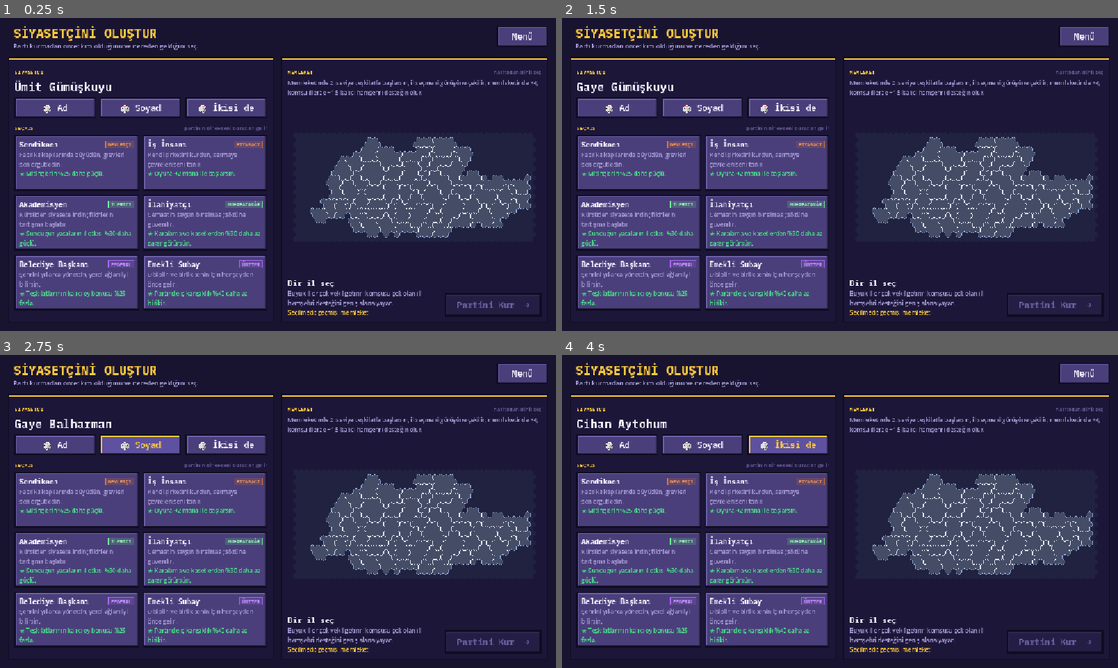
Above: before the commit, frames 1-4 (two rows, left to right).
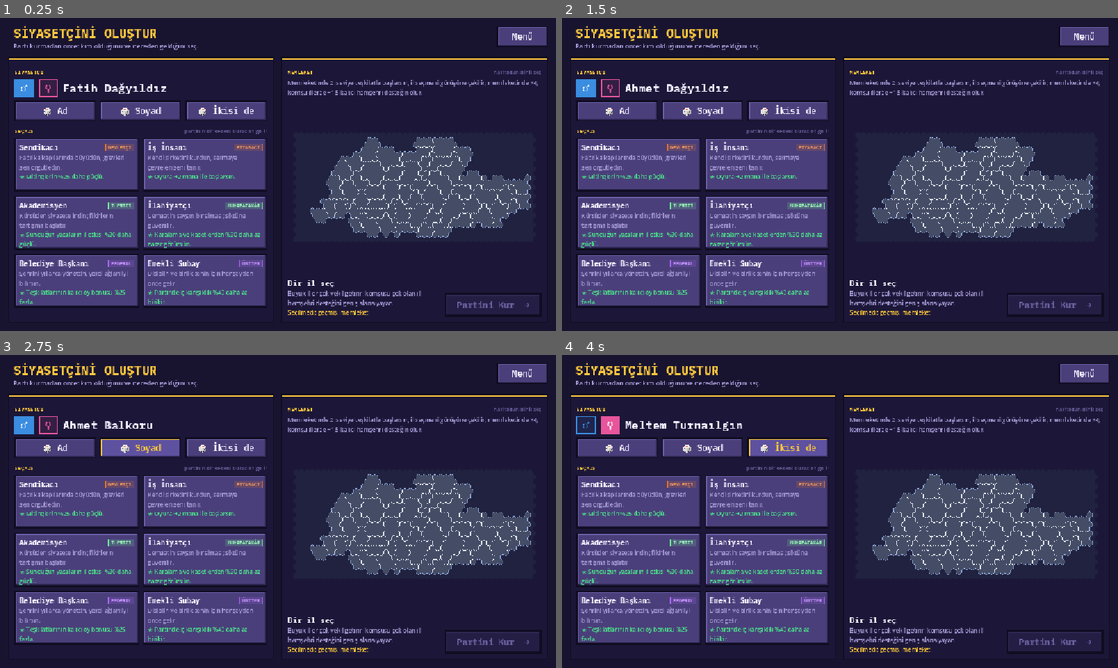
Above: after the commit, the same moments.

Repository: TriQue06/siyaset_oyunu_test_experimental
Game: Godot game, scene res://scenes/PoliticianSetup.tscn
Two runs of this game, one before a commit and one after it. Both use one fixed random seed, a clock stepped at 60 frames per second and the inputs below. This scene is started directly instead of the project's main scene. Sound files missing from this copy of the repository are replaced by a short silence.
Inputs (mouse positions are in pixels of both pictures, inside the frame that each line leads up to):
- Up to frame 1 (0.25 s): no input
- Up to frame 2 (1.5 s): click "🎲 Ad" at 0.5 s; click (584, 86) at 1.25 s, where only the run after the commit has a clickable "♂"
- Up to frame 3 (2.75 s): click "🎲 Soyad" at 2 s
- Up to frame 4 (4 s): click (612, 423) at 2.75 s, where only the run after the commit has a clickable "♀"; click "🎲 İkisi de" at 3.5 s

The runs differ from the first frame. In frame 1, 7.9% of the frame differs, in the area x 2-48%, y 19-93%; in frame 2, 7.9%; in frame 3, 7.9%; in frame 4, 7.9%.

Commit message:
Sürüm 0.0.117: siyasetçi cinsiyeti, yeni adlar, genişleyen soyad kara listesi
Co-Authored-By: Claude Opus 5.5 <noreply@anthropic.com>

Diff:
--- a/siyaset-oyunu/project.godot
+++ b/siyaset-oyunu/project.godot
@@ -11,7 +11,7 @@
 [application]
 
 config/name="Siyaset Oyunu"
-config/version="0.0.116"
+config/version="0.0.117"
 run/main_scene="res://scenes/Lobby.tscn"
 config/quit_on_go_back=false
 config/features=PackedStringArray("4.7", "Forward Plus")
--- a/siyaset-oyunu/scripts/party_manager.gd
+++ b/siyaset-oyunu/scripts/party_manager.gd
@@ -247,7 +247,7 @@
 	var homes := GameMap.province_ids()
 	var bot_name := PoliticianPresets.random_name(PoliticianPresets.used_surnames(peer_id))
 	parties[peer_id]["politician"] = PoliticianPresets.make(bot_name["first_name"], bot_name["surname"],
-		background, String(homes[randi() % homes.size()]) if not homes.is_empty() else "")
+		background, String(homes[randi() % homes.size()]) if not homes.is_empty() else "", bot_name["gender"])
 	_adjust_bot_colors()
 	if MultiplayerManager.room_code != "":
 		_broadcast_parties()
@@ -445,7 +445,8 @@
 	if not parties.has(peer_id):
 		parties[peer_id] = {}
 	parties[peer_id]["politician"] = PoliticianPresets.make(String(data.get("first_name", "")),
-		String(data.get("surname", "")), String(data.get("background", "")), String(data.get("hometown", "")))
+		String(data.get("surname", "")), String(data.get("background", "")), String(data.get("hometown", "")),
+		String(data.get("gender", "m")))
 	if MultiplayerManager.room_code != "" and MultiplayerManager.is_host:
 		_broadcast_parties()
 	parties_updated.emit()
--- a/siyaset-oyunu/scripts/politician_presets.gd
+++ b/siyaset-oyunu/scripts/politician_presets.gd
@@ -9,7 +9,7 @@
 ##     başlanır, il seçmeni partinin görüşüne çekilir ve hem memlekette hem
 ##     komşularında kalıcı "hemşehri" desteği vardır.
 ## Veri parti sözlüğünde durur: parties[peer]["politician"] =
-##   {"first_name", "surname", "name" (ad + soyad), "background", "hometown"}
+##   {"gender", "first_name", "surname", "name" (ad + soyad), "background", "hometown"}
 ## İSİM TAMAMEN RASTGELE (elle yazılmaz): random_name(). SOYAD ileride çok
 ## yerde kullanılacak (bkz. surname_of). Soyadlar uydurma kök + ekten üretilir;
 ## gerçek siyasetçi soyadları BANNED_SURNAMES ile ayrıca engellenir.
@@ -58,28 +58,39 @@
 const HOMETOWN_PULL := 0.4
 
 # --- Rastgele isim ----------------------------------------------------------------
-## Adlar: %75 erkek, %25 kadın (MALE_NAME_CHANCE). Liste büyüdükçe çeşit artar.
+## CİNSİYET oyuncu tarafından seçilir ("m" erkek / "f" kadın); ad o cinsiyetin
+## listesinden + iki cinsiyette de kullanılan UNISEX_NAMES'ten gelir. Botların
+## cinsiyeti %75 erkek, %25 kadın (MALE_NAME_CHANCE).
 const MALE_NAME_CHANCE := 0.75
+const GENDERS := ["m", "f"]
 const MALE_NAMES := [
-	"Ahmet", "Aras", "Barlas", "Berk", "Cihan", "Doruk", "Emre", "Ferit", "Gökay", "Hakan",
-	"İlkay", "Kaan", "Kerem", "Levent", "Mert", "Nevzat", "Oktay", "Orhun", "Serdar", "Tamer",
-	"Tuncay", "Ufuk", "Vedat", "Yekta", "Zafer", "Arda", "Erkin", "Onur",
-	"Alper", "Atilla", "Bora", "Burak", "Cem", "Cengiz", "Coşkun", "Erhan", "Erol", "Ersin",
-	"Eren", "Fikret", "Halil", "Haluk", "Hasan", "Hüseyin", "İbrahim", "İsmail", "Kemal", "Koray",
-	"Kudret", "Metin", "Murat", "Mustafa", "Necati", "Nihat", "Oğuz", "Orhan", "Osman", "Özcan",
-	"Rıza", "Sadık", "Salih", "Selim", "Sinan", "Suat", "Şükrü", "Tarık", "Tayfun", "Turgut",
-	"Ümit", "Volkan", "Yavuz", "Yusuf", "Zeki", "Bülent", "Cahit", "Ergün", "Faruk", "Gürkan",
-	"Hikmet", "İlhan", "Kenan", "Mahir", "Necip", "Nurettin", "Rahmi", "Recai", "Sabri", "Şahin",
+	"Ahmet", "Aras", "Barlas", "Berk", "Cihan", "Doruk", "Emre", "Ferit", "Gökay", "Hakan", "Kaan",
+	"Kerem", "Levent", "Mert", "Nevzat", "Oktay", "Orhun", "Serdar", "Tamer", "Tuncay", "Ufuk",
+	"Vedat", "Yekta", "Zafer", "Arda", "Erkin", "Onur", "Alper", "Atilla", "Bora", "Burak", "Cem",
+	"Cengiz", "Coşkun", "Erhan", "Erol", "Ersin", "Eren", "Fikret", "Halil", "Haluk", "Hasan",
+	"Hüseyin", "İbrahim", "İsmail", "Kemal", "Koray", "Kudret", "Metin", "Murat", "Mustafa", "Necati",
+	"Nihat", "Oğuz", "Orhan", "Osman", "Özcan", "Rıza", "Sadık", "Salih", "Selim", "Sinan", "Suat",
+	"Şükrü", "Tarık", "Tayfun", "Turgut", "Volkan", "Yavuz", "Yusuf", "Zeki", "Bülent", "Cahit",
+	"Ergün", "Faruk", "Gürkan", "Hikmet", "İlhan", "Kenan", "Mahir", "Necip", "Nurettin", "Rahmi",
+	"Recai", "Sabri", "Şahin", "Recep", "Devlet", "Alparslan", "Müsavat", "Fatih", "Mesut",
+	"Necmettin", "Abdullah", "Süleyman", "Celal", "Adnan", "Hüsamettin", "Ekrem", "Mansur",
+	"Selahattin", "Ali", "Gültekin", "Tunç", "Cemil", "Mehmet", "Tolga", "Cemal", "İsmet", "Fahri",
+	"Cevdet", "Necdet",
 ]
 const FEMALE_NAMES := [
-	"Ayla", "Bahar", "Belgin", "Cansu", "Cemre", "Defne", "Ece", "Eylül", "Figen", "Gaye",
-	"Gülay", "Hülya", "Ilgın", "İpek", "Lale", "Melis", "Nazlı", "Nilgün", "Özge", "Pelin",
-	"Rüya", "Selin", "Sevgi", "Sinem", "Şebnem", "Tuba", "Ülkü", "Yasemin", "Zeynep", "Burcu",
-	"Ceyda", "Gizem", "Aslı", "Derya", "Elif", "Esra", "Filiz", "Gönül", "Handan", "Leyla",
-	"Meltem", "Nermin", "Nesrin", "Oya", "Serpil", "Sevim", "Songül", "Şule", "Türkan", "Zerrin",
+	"Ayla", "Bahar", "Belgin", "Cansu", "Cemre", "Defne", "Ece", "Eylül", "Figen", "Gaye", "Gülay",
+	"Hülya", "Ilgın", "İpek", "Lale", "Melis", "Nazlı", "Nilgün", "Özge", "Pelin", "Rüya", "Selin",
+	"Sevgi", "Sinem", "Şebnem", "Tuba", "Ülkü", "Yasemin", "Zeynep", "Burcu", "Ceyda", "Gizem",
+	"Aslı", "Derya", "Elif", "Esra", "Filiz", "Gönül", "Handan", "Leyla", "Meltem", "Nermin",
+	"Nesrin", "Oya", "Serpil", "Sevim", "Songül", "Şule", "Türkan", "Zerrin", "Tansu", "Meral",
+]
+const UNISEX_NAMES := [
+	"Deniz", "Özgür", "Ümit", "İlkay",
 ]
 ## Soyad = kök + ek ("Gök" + "yelken" = "Gökyelken"). Yaygın siyasetçi
-## soyadı kalıpları (-oğlu, -doğan, -demir, -kaya, -han ...) bilerek yok.
+## soyadı kalıpları (-oğlu, -doğan, -demir, -kaya, -han) bilerek yok; -soy,
+## -ay, -ok, -yol, -gül, -yıldız, -bulut var ama bunlardan çıkan bilinen
+## siyasetçi soyadları (Aksoy, Günay, Altınok, Akyol, Akbulut...) yasaklı.
 const SURNAME_ROOTS := ["Ak", "Kara", "Gök", "Yel", "Dağ", "Çam", "Ay", "Gün", "Tan", "Bal",
 	"Kır", "Ulu", "Boz", "Sarı", "Alp", "Çağ", "Al", "Ilık", "Sis", "Ilgaz",
 	"Yaz", "Kış", "Göl", "Su", "Kum", "Yıldız", "Bulut", "Çiy", "Tuz", "Ilgın",
@@ -87,13 +98,15 @@
 	"Turna", "Ceylan", "Şahin", "Kartal", "Atmaca", "Güz", "Bahar", "Sabah", "Akşam", "Kervan",
 	"Deniz", "Orman", "Bayır", "Eğin", "Erik", "Elma", "Ceviz", "Sedir", "Kekik", "Nar"]
 const SURNAME_ENDS := ["söğüt", "yelken", "pınar", "yamaç", "çınar", "ırmak", "doruk", "koru",
-	"bulut", "yaprak", "kumsal", "dere", "yayla", "gölge", "rüzgâr", "fidan", "kuşak", "sırt",
+	"yaprak", "kumsal", "dere", "yayla", "gölge", "rüzgâr", "fidan", "kuşak", "sırt",
 	"meşe", "ılgın", "serçe", "kıyı", "çiçek", "ova",
 	"bağ", "bahçe", "çayır", "çeşme", "köprü", "geçit", "vadi", "boyu", "yaka", "kanat",
-	"dal", "kök", "tohum", "başak", "gül", "lale", "sümbül", "kavak", "ardıç", "selvi",
+	"dal", "kök", "tohum", "başak", "lale", "sümbül", "kavak", "ardıç", "selvi",
 	"çam", "kozan", "tarla", "harman", "değirmen", "kuyu", "kaynak", "göl", "ada", "liman",
-	"yol", "kapı", "evli", "yurdu", "türkü", "ezgi", "ışın", "şafak", "yıldız", "ay",
-	"tepe", "yazı", "örs", "kalem", "dokuma", "keman", "yüce", "soy", "ok", "yay"]
+	"kapı", "evli", "yurdu", "türkü", "ezgi", "ışın", "şafak",
+	"tepe", "yazı", "örs", "kalem", "dokuma", "keman", "yüce", "yay",
+	"sazlı", "kamış", "çalı", "fındık", "kiraz", "kayın", "palamut", "yonca", "kestane", "defne",
+	"soy", "ay", "ok", "yol", "gül", "yıldız", "bulut"]
 ## Gerçek (Türk) siyasetçi soyadları: üretici bunları ASLA vermez.
 const BANNED_SURNAMES := ["Erdoğan", "Kılıçdaroğlu", "Bahçeli", "Akşener", "İnce", "Demirtaş",
 	"Davutoğlu", "Babacan", "Özel", "İmamoğlu", "Yavaş", "Özal", "Demirel", "Ecevit", "Erbakan",
@@ -101,7 +114,10 @@
 	"Sezer", "Soylu", "Karamollaoğlu", "Perinçek", "Oğan", "Dervişoğlu", "Bakırhan", "Kurtulmuş",
 	"Yıldırım", "Arınç", "Akdoğan", "Uysal", "Altan", "Sancar", "Koç", "Aydın", "Ağıralioğlu",
 	"Akpınar", "Gökçek", "Ağar", "Karayalçın", "Talabani", "Günaydın", "Kaya", "Demir",
-	"Çağlayan", "Bozdağ", "Albayrak", "Tanal", "Altay", "Akar", "Ulusoy", "Sarıgül", "Alpay", "Altınok", "Akyol", "Gökçe", "Akgül", "Tanyol", "Karabağ"]
+	"Çağlayan", "Bozdağ", "Albayrak", "Tanal", "Altay", "Akar", "Ulusoy", "Sarıgül", "Alpay", "Altınok", "Akyol", "Gökçe", "Akgül", "Tanyol", "Karabağ",
+	"Akbulut", "Aksoy", "Akay", "Altınay", "Ayyıldız", "Akyıldız", "Günay", "Karabulut", "Altınsoy",
+	"Ceylanpınar", "Kızılay", "Bilgiç", "Ünal", "Çelik", "Kurt", "Doğan", "Şimşek", "Polat", "Kalkan",
+	"Elitaş", "Ağbal", "Bostancı", "Tüfenkci", "Zeybekci", "Fidan", "Bayraktar", "Kacır", "Göktaş"]
 
 const NAME_MAX_LENGTH := 40
 
@@ -134,10 +150,11 @@
 	var index := (rng.randi() if rng != null else randi()) % BACKGROUND_ORDER.size()
 	return String(BACKGROUND_ORDER[index])
 
-static func make(first_name: String, surname: String, background_id: String, hometown: String) -> Dictionary:
+static func make(first_name: String, surname: String, background_id: String, hometown: String,
+		gender: String = "m") -> Dictionary:
 	first_name = first_name.strip_edges()
 	surname = surname.strip_edges()
-	return {"first_name": first_name, "surname": surname,
+	return {"gender": gender if GENDERS.has(gender) else "m", "first_name": first_name, "surname": surname,
 		"name": ("%s %s" % [first_name, surname]).left(NAME_MAX_LENGTH),
 		"background": background_id, "hometown": hometown}
 
@@ -171,19 +188,31 @@
 			return surname
 	return surname
 
-## Rastgele ad (%75 erkek, %25 kadın); avoid verilirse o ad tekrar gelmez.
-static func random_first_name(avoid: String = "", rng: RandomNumberGenerator = null) -> String:
+static func random_gender(rng: RandomNumberGenerator = null) -> String:
+	var roll := rng.randf() if rng != null else randf()
+	return "m" if roll < MALE_NAME_CHANCE else "f"
+
+## Bu cinsiyetin adları (o cinsiyete özgü + unisex).
+static func names_for(gender: String) -> Array:
+	return (FEMALE_NAMES if gender == "f" else MALE_NAMES) + UNISEX_NAMES
+
+## Rastgele ad; avoid verilirse o ad tekrar gelmez.
+static func random_first_name(gender: String, avoid: String = "", rng: RandomNumberGenerator = null) -> String:
+	var pool := names_for(gender)
 	var first := avoid
 	for attempt in 20:
-		var roll := rng.randf() if rng != null else randf()
-		first = _pick(MALE_NAMES if roll < MALE_NAME_CHANCE else FEMALE_NAMES, rng)
+		first = _pick(pool, rng)
 		if first != avoid:
 			break
 	return first
 
-## {"first_name", "surname"}: sınırsız yeniden üretilebilir.
-static func random_name(avoid_surnames: Array = [], rng: RandomNumberGenerator = null) -> Dictionary:
-	return {"first_name": random_first_name("", rng), "surname": random_surname(avoid_surnames, rng)}
+## {"gender", "first_name", "surname"}: sınırsız yeniden üretilebilir.
+## gender boşsa %75 erkek / %25 kadın seçilir (botlar).
+static func random_name(avoid_surnames: Array = [], rng: RandomNumberGenerator = null, gender: String = "") -> Dictionary:
+	if not GENDERS.has(gender):
+		gender = random_gender(rng)
+	return {"gender": gender, "first_name": random_first_name(gender, "", rng),
+		"surname": random_surname(avoid_surnames, rng)}
 
 ## Oyunda (diğer partilerde) kullanılan soyadları.
 static func used_surnames(except_peer: int = 0) -> Array:
--- a/siyaset-oyunu/scripts/politician_setup.gd
+++ b/siyaset-oyunu/scripts/politician_setup.gd
@@ -8,7 +8,7 @@
 
 const MAP_SCENE := preload("res://scenes/Map.tscn")
 const LEFT_WIDTH := 540.0
-const CARD_SIZE := Vector2(258, 116)
+const CARD_SIZE := Vector2(258, 112)
 const MAP_PADDING := 12.0
 ## Eksen renkleri (parti profil kartındaki işaretlerle aynı aile).
 const AXIS_COLORS := {
@@ -17,11 +17,16 @@
 	"administrative": Color("AA67F4"),
 }
 const HOME_COLOR := Color("FFC93C")
+## Cinsiyet düğmeleri: erkek mavi, kadın pembe.
+const GENDER_STYLE := {"m": {"icon": "♂", "text": "Erkek", "color": Color("3A8DE0")},
+	"f": {"icon": "♀", "text": "Kadın", "color": Color("E8559C")}}
 const NEIGHBOR_COLOR := Color(1.0, 0.79, 0.24, 0.42)
 
 var _background_id: String = ""
 var _hometown: String = ""
 var _hovered: String = ""
+var _gender: String = "m"
+var _gender_buttons: Dictionary = {}   # "m"/"f" -> Button
 var _first_name: String = ""
 var _surname: String = ""
 var _name_label: Label
@@ -87,6 +92,17 @@
 	var name_row := HBoxContainer.new()
 	name_row.add_theme_constant_override("separation", 10)
 	body.add_child(name_row)
+	# Önce cinsiyet: ad listesi buna göre seçilir.
+	for g in ["m", "f"]:
+		var gb := Button.new()
+		gb.text = String(GENDER_STYLE[g]["icon"])
+		gb.tooltip_text = String(GENDER_STYLE[g]["text"])
+		gb.focus_mode = Control.FOCUS_NONE
+		gb.custom_minimum_size = Vector2(40, 38)
+		gb.add_theme_font_size_override("font_size", 20)
+		gb.pressed.connect(_on_gender_pressed.bind(g))
+		name_row.add_child(gb)
+		_gender_buttons[g] = gb
 	_name_label = UiTheme.mono_label("", 24, UiTheme.TEXT, true)
 	_name_label.size_flags_horizontal = Control.SIZE_EXPAND_FILL
 	_name_label.clip_text = true
@@ -235,9 +251,31 @@
 
 # --- Etkileşim ----------------------------------------------------------------------
 
+func _on_gender_pressed(gender: String) -> void:
+	if gender == _gender:
+		return
+	_gender = gender
+	_reroll_name(true, false)
+
+## Seçili cinsiyet dolu renkte, diğeri sönük.
+func _style_gender_buttons() -> void:
+	for g in _gender_buttons.keys():
+		var gb: Button = _gender_buttons[g]
+		var color: Color = GENDER_STYLE[g]["color"]
+		var selected: bool = g == _gender
+		var box := StyleBoxFlat.new()
+		box.bg_color = color if selected else Color(color, 0.12)
+		box.border_color = color
+		box.set_border_width_all(2)
+		for state in ["normal", "hover", "pressed"]:
+			gb.add_theme_stylebox_override(state, box)
+		for prop in ["font_color", "font_hover_color", "font_pressed_color"]:
+			gb.add_theme_color_override(prop, Color.WHITE if selected else color)
+
 func _reroll_name(first: bool, last: bool) -> void:
+	_style_gender_buttons()
 	if first:
-		_first_name = PoliticianPresets.random_first_name(_first_name)
+		_first_name = PoliticianPresets.random_first_name(_gender, _first_name)
 	if last:
 		var avoid := PoliticianPresets.used_surnames(multiplayer.get_unique_id())
 		if _surname != "":
@@ -316,5 +354,5 @@
 	if not _is_complete():
 		return
 	_continue.disabled = true
-	PartyManager.set_my_politician(PoliticianPresets.make(_first_name, _surname, _background_id, _hometown))
+	PartyManager.set_my_politician(PoliticianPresets.make(_first_name, _surname, _background_id, _hometown, _gender))
 	SceneTransition.fade_to_scene("res://scenes/PartySetup.tscn")
--- a/siyaset-oyunu/tools/smoke_test_politician.gd
+++ b/siyaset-oyunu/tools/smoke_test_politician.gd
@@ -81,12 +81,18 @@
 	check("500 rastgele isimde yasakli soyad yok", all_ok)
 	var males := 0
 	for i in 4000:
-		if PP.MALE_NAMES.has(PP.random_name()["first_name"]):
+		if PP.random_name()["gender"] == "m":
 			males += 1
-	check("adlarin ~%75'i erkek", absf(males / 4000.0 - 0.75) < 0.03, "%.3f" % (males / 4000.0))
+	check("botlarin ~%75'i erkek", absf(males / 4000.0 - 0.75) < 0.03, "%.3f" % (males / 4000.0))
+	var gender_ok := true
+	for i in 300:
+		if PP.FEMALE_NAMES.has(PP.random_first_name("m")) or PP.MALE_NAMES.has(PP.random_first_name("f")):
+			gender_ok = false
+	check("ad secilen cinsiyete uyar (unisex ikisinde)", gender_ok and PP.names_for("m").has("Deniz") and PP.names_for("f").has("Deniz"))
+	check("istenen adlar var", PP.MALE_NAMES.has("Recep") and PP.MALE_NAMES.has("Necdet") and PP.FEMALE_NAMES.has("Meral") and PP.FEMALE_NAMES.has("Tansu"))
 	var overlap := false
 	for n in PP.MALE_NAMES:
-		if PP.FEMALE_NAMES.has(n):
+		if PP.FEMALE_NAMES.has(n) or PP.UNISEX_NAMES.has(n):
 			overlap = true
 	check("erkek ve kadin listeleri ayrik", not overlap)
 	check("soyadlar cesitli", seen.size() > 400, str(seen.size()))
Not shown, changed: siyaset-oyunu/export_presets.cfg
